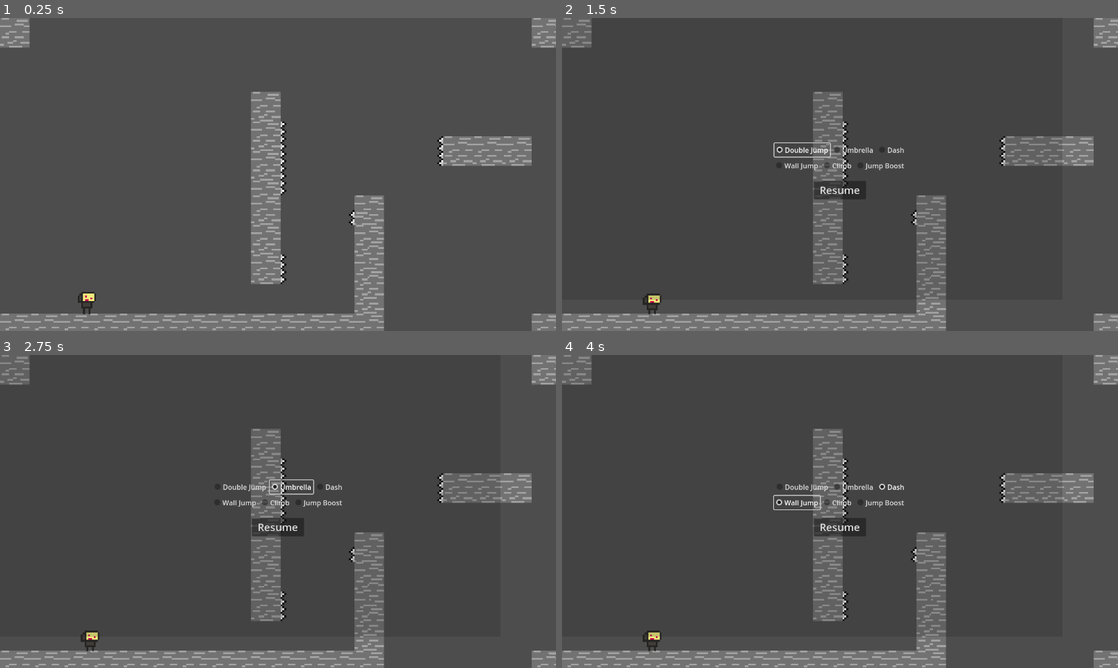
Above: before the commit, frames 1-4 (two rows, left to right).
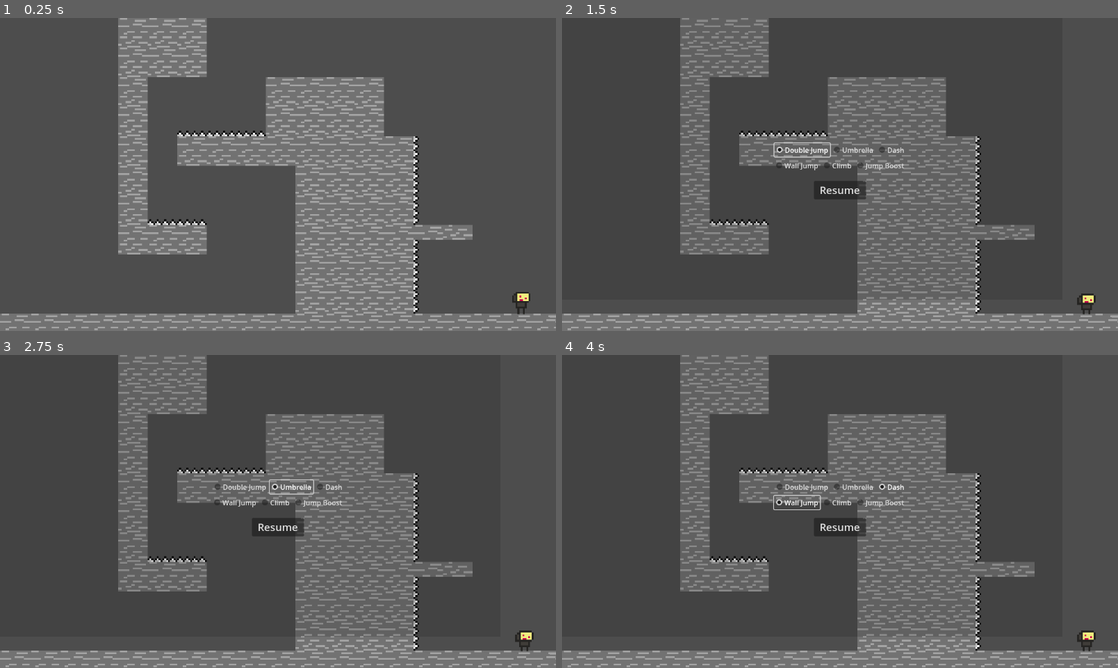
Above: after the commit, the same moments.

Repository: arcality/Built-to-Scale-GMTK-2024
Game: Godot game, scene res://scenes/main.tscn
Two runs of this game, one before a commit and one after it. Both use one fixed random seed, a clock stepped at 60 frames per second and the inputs below. The engine's default icon, where the game draws it, is replaced by a stand-in: a white triangle on a blue panel in a dark square.
Inputs (mouse positions are in pixels of both pictures, inside the frame that each line leads up to):
- Up to frame 1 (0.25 s): no input
- Up to frame 2 (1.5 s): move the mouse to (962, 158) at 0.52 s; hold D (move_right) 0.53-1.25 s; tap E (edit) at 0.6 s; click (962, 158) at 0.67 s; tap Space (jump) at 0.77 s; click "Double Jump" at 1.25 s
- Up to frame 3 (2.75 s): click "Umbrella" at 2 s
- Up to frame 4 (4 s): click "Dash" at 2.75 s; click "Wall Jump" at 3.5 s

The runs differ from the first frame. In frame 1, 31% of the frame differs, in the area x 0-100%, y 0-100%; in frame 2, 30%; in frame 3, 30%; in frame 4, 30%.

Commit message:
moved tile sheet .tres to resources folder

Diff:
--- a/scenes/levels/level_three.tscn
+++ b/scenes/levels/level_three.tscn
@@ -1,13 +1,13 @@
 [gd_scene load_steps=2 format=3 uid="uid://dtjwp88er8vhh"]
 
-[ext_resource type="TileSet" uid="uid://c7naggsl2mh5b" path="res://assets/level_tile_sheet.tres" id="1_slh6r"]
+[ext_resource type="TileSet" uid="uid://c7naggsl2mh5b" path="res://resources/level_tile_sheet.tres" id="1_f43kg"]
 
 [node name="LevelThree" type="Node2D"]
 
 [node name="TileMap" type="TileMap" parent="."]
 texture_filter = 1
 scale = Vector2(4.25, 4.25)
-tile_set = ExtResource("1_slh6r")
+tile_set = ExtResource("1_f43kg")
 rendering_quadrant_size = 8
 format = 2
 layer_0/tile_data = PackedInt32Array(0, 1, 0, 65536, 1, 1, 1, 65537, 0, 65537, 65537, 1, 36, 1, 0, 65572, 1, 1, 37, 655 …(2047 unchanged characters)…
--- a/scenes/levels/level_two.tscn
+++ b/scenes/levels/level_two.tscn
@@ -1,13 +1,13 @@
 [gd_scene load_steps=2 format=3 uid="uid://bp45jv7xt4044"]
 
-[ext_resource type="TileSet" uid="uid://c7naggsl2mh5b" path="res://assets/level_tile_sheet.tres" id="1_yc3uv"]
+[ext_resource type="TileSet" uid="uid://c7naggsl2mh5b" path="res://resources/level_tile_sheet.tres" id="1_7m4va"]
 
 [node name="LevelTwo" type="Node2D"]
 
 [node name="TileMap" type="TileMap" parent="."]
 texture_filter = 1
 scale = Vector2(4.25, 4.25)
-tile_set = ExtResource("1_yc3uv")
+tile_set = ExtResource("1_7m4va")
 rendering_quadrant_size = 8
 format = 2
 layer_0/tile_data = PackedInt32Array(36, 1, 0, 65572, 1, 1, 37, 65537, 0, 65573, 65537, 1, 1310756, 1, 0, 1376292, 1, 1 …(5785 unchanged characters)…
--- a/scripts/main.gd
+++ b/scripts/main.gd
@@ -18,7 +18,7 @@
 func _ready():
 	#$Player.position = level_spawns["LevelOne"]
 	#$Player.spawn_position = level_spawns["LevelOne"]
-	change_to_level(3)
+	change_to_level(1)
 
 
 func _process(_delta):
Renamed: assets/level_tile_sheet.tres -> resources/level_tile_sheet.tres
